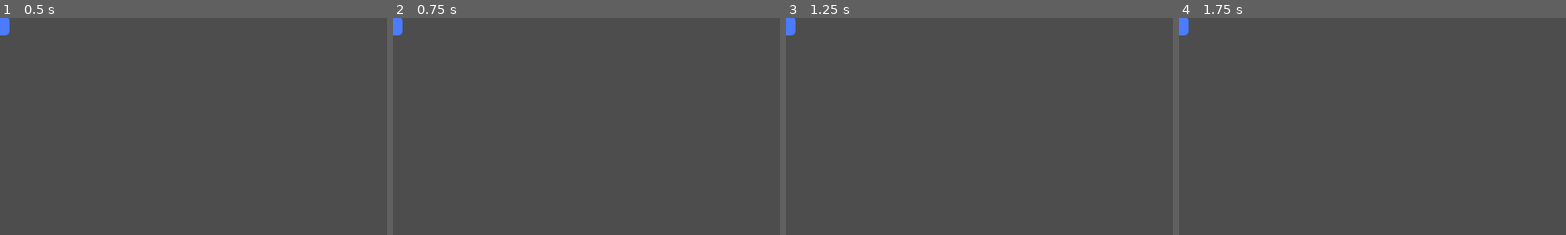
Above: before the commit, frames 1-4 (left to right).
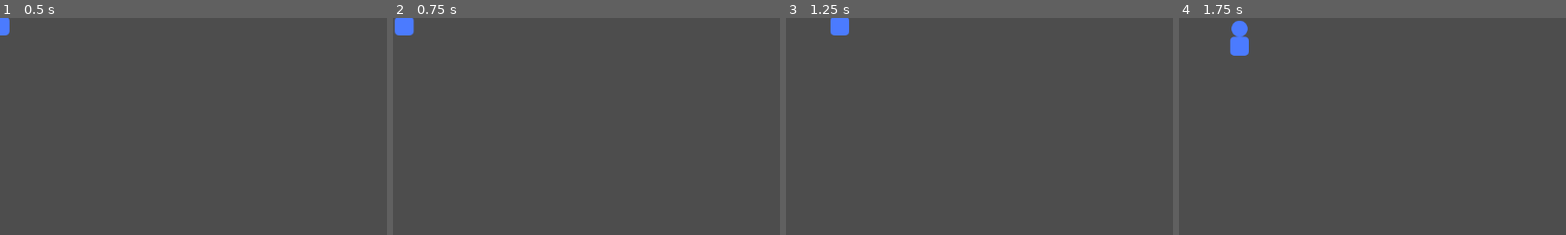
Above: after the commit, the same moments.

Repository: SOrtiz1967/Silent-Gil-Proyecto-Final
Game: Godot game, scene res://escenas/prueba.tscn
The game is run twice, just before and just after one commit, with the same random seed, the same clock (stepped at 60 frames per second) and the same inputs.
Inputs:
- Up to frame 1 (0.5 s): no input
- Up to frame 2 (0.75 s): tap Enter at 0.5 s; hold D (mover_derecha, bound only after the commit) from 0.53 s (still down); tap Space (golpear, bound only after the commit) at 0.6 s
- Up to frame 3 (1.25 s): keep holding D (mover_derecha, bound only after the commit)
- Up to frame 4 (1.75 s): release D (mover_derecha, bound only after the commit) at 1.28 s; hold S (mover_abajo, bound only after the commit) from 1.28 s (still down); tap Space (golpear, bound only after the commit) at 1.35 s
The pictures show only the part of the screen within x 0-50%, y 0-50%; the shares and areas given below are measured in that part.

Frame 1 is identical in both runs. In frame 2, 0.3% of the frame differs, in the area x 0-6%, y 0-9%; in frame 3, 0.6%; in frame 4, 0.9%, in the area x 0-19%, y 0-18%.

Commit message:
Suma ataque a distancia y golpe con direccion segun movimiento
El golpe ahora sale hacia el lado que mira el personaje (4 direcciones,
top down) y se agrega un proyectil que se dispara con una accion nueva.

Diff:
--- /dev/null
+++ b/assets/proyectil.svg
@@ -0,0 +1,3 @@
+<svg xmlns="http://www.w3.org/2000/svg" width="16" height="16" viewBox="0 0 16 16">
+  <circle cx="8" cy="8" r="6" fill="#e0a03c"/>
+</svg>
--- a/escenas/jugador.tscn
+++ b/escenas/jugador.tscn
@@ -1,30 +1,33 @@
-[gd_scene load_steps=5 format=3]
+[gd_scene format=3 uid="uid://oob0ouo3ypvy"]
 
-[ext_resource type="Script" path="res://scripts/jugador.gd" id="1_script"]
-[ext_resource type="Texture2D" path="res://assets/jugador.svg" id="2_sprite"]
+[ext_resource type="Script" uid="uid://cskyv4782bho2" path="res://scripts/jugador.gd" id="1_script"]
+[ext_resource type="Texture2D" uid="uid://ci0c7i7at1miy" path="res://assets/jugador.svg" id="2_sprite"]
 
 [sub_resource type="CapsuleShape2D" id="CapsuleShape2D_jugador"]
 radius = 14.0
 height = 40.0
 
 [sub_resource type="RectangleShape2D" id="RectangleShape2D_golpe"]
-size = Vector2(24, 20)
+size = Vector2(20, 20)
 
-[node name="Jugador" type="CharacterBody2D"]
+[node name="Jugador" type="CharacterBody2D" unique_id=1593424449]
 script = ExtResource("1_script")
 
-[node name="Sprite2D" type="Sprite2D" parent="."]
+[node name="Sprite2D" type="Sprite2D" parent="." unique_id=93842069]
 texture = ExtResource("2_sprite")
 
-[node name="ColisionJugador" type="CollisionShape2D" parent="."]
+[node name="ColisionJugador" type="CollisionShape2D" parent="." unique_id=1744172139]
 shape = SubResource("CapsuleShape2D_jugador")
 
-[node name="ZonaGolpe" type="Area2D" parent="."]
+[node name="ZonaGolpe" type="Area2D" parent="." unique_id=1966236519]
 position = Vector2(24, 0)
 monitoring = false
 
-[node name="ColisionGolpe" type="CollisionShape2D" parent="ZonaGolpe"]
+[node name="ColisionGolpe" type="CollisionShape2D" parent="ZonaGolpe" unique_id=77095755]
 shape = SubResource("RectangleShape2D_golpe")
 
-[node name="TemporizadorGolpe" type="Timer" parent="."]
+[node name="TemporizadorGolpe" type="Timer" parent="." unique_id=1799378790]
 one_shot = true
+
+[connection signal="area_entered" from="ZonaGolpe" to="." method="_on_zona_golpe_area_entered"]
+[connection signal="timeout" from="TemporizadorGolpe" to="." method="_on_temporizador_golpe_timeout"]
--- /dev/null
+++ b/escenas/proyectil.tscn
@@ -0,0 +1,21 @@
+[gd_scene load_steps=4 format=3]
+
+[ext_resource type="Script" path="res://scripts/proyectil.gd" id="1_script"]
+[ext_resource type="Texture2D" path="res://assets/proyectil.svg" id="2_sprite"]
+
+[sub_resource type="CircleShape2D" id="CircleShape2D_proyectil"]
+radius = 6.0
+
+[node name="Proyectil" type="Area2D"]
+script = ExtResource("1_script")
+
+[node name="Sprite2D" type="Sprite2D" parent="."]
+texture = ExtResource("2_sprite")
+
+[node name="ColisionProyectil" type="CollisionShape2D" parent="."]
+shape = SubResource("CircleShape2D_proyectil")
+
+[node name="TemporizadorVida" type="Timer" parent="."]
+wait_time = 2.0
+one_shot = true
+autostart = true
--- a/project.godot
+++ b/project.godot
@@ -8,9 +8,45 @@
 
 config_version=5
 
+[animation]
+
+compatibility/default_parent_skeleton_in_mesh_instance_3d=true
+
 [application]
 
 config/name="Silent Gil"
 run/main_scene="res://escenas/prueba.tscn"
-config/features=PackedStringArray("4.3")
+config/features=PackedStringArray("4.6")
 config/icon="res://assets/jugador.svg"
+
+[input]
+
+mover_arriba={
+"deadzone": 0.2,
+"events": [Object(InputEventKey,"resource_local_to_scene":false,"resource_name":"","device":-1,"window_id":0,"alt_pressed":false,"shift_pressed":false,"ctrl_pressed":false,"meta_pressed":false,"pressed":false,"keycode":0,"physical_keycode":87,"key_label":0,"unicode":119,"location":0,"echo":false,"script":null)
+, Object(InputEventKey,"resource_local_to_scene":false,"resource_name":"","device":-1,"window_id":0,"alt_pressed":false,"shift_pressed":false,"ctrl_pressed":false,"meta_pressed":false,"pressed":false,"keycode":0,"physical_keycode":4194320,"key_label":0,"unicode":0,"location":0,"echo":false,"script":null)
+]
+}
+mover_abajo={
+"deadzone": 0.2,
+"events": [Object(InputEventKey,"resource_local_to_scene":false,"resource_name":"","device":-1,"window_id":0,"alt_pressed":false,"shift_pressed":false,"ctrl_pressed":false,"meta_pressed":false,"pressed":false,"keycode":0,"physical_keycode":83,"key_label":0,"unicode":115,"location":0,"echo":false,"script":null)
+, Object(InputEventKey,"resource_local_to_scene":false,"resource_name":"","device":-1,"window_id":0,"alt_pressed":false,"shift_pressed":false,"ctrl_pressed":false,"meta_pressed":false,"pressed":false,"keycode":0,"physical_keycode":4194319,"key_label":0,"unicode":0,"location":0,"echo":false,"script":null)
+]
+}
+mover_izquierda={
+"deadzone": 0.2,
+"events": [Object(InputEventKey,"resource_local_to_scene":false,"resource_name":"","device":-1,"window_id":0,"alt_pressed":false,"shift_pressed":false,"ctrl_pressed":false,"meta_pressed":false,"pressed":false,"keycode":0,"physical_keycode":65,"key_label":0,"unicode":97,"location":0,"echo":false,"script":null)
+, Object(InputEventKey,"resource_local_to_scene":false,"resource_name":"","device":-1,"window_id":0,"alt_pressed":false,"shift_pressed":false,"ctrl_pressed":false,"meta_pressed":false,"pressed":false,"keycode":0,"physical_keycode":4194319,"key_label":0,"unicode":0,"location":0,"echo":false,"script":null)
+]
+}
+mover_derecha={
+"deadzone": 0.2,
+"events": [Object(InputEventKey,"resource_local_to_scene":false,"resource_name":"","device":-1,"window_id":0,"alt_pressed":false,"shift_pressed":false,"ctrl_pressed":false,"meta_pressed":false,"pressed":false,"keycode":0,"physical_keycode":68,"key_label":0,"unicode":100,"location":0,"echo":false,"script":null)
+, Object(InputEventKey,"resource_local_to_scene":false,"resource_name":"","device":-1,"window_id":0,"alt_pressed":false,"shift_pressed":false,"ctrl_pressed":false,"meta_pressed":false,"pressed":false,"keycode":0,"physical_keycode":4194321,"key_label":0,"unicode":0,"location":0,"echo":false,"script":null)
+]
+}
+golpear={
+"deadzone": 0.2,
+"events": [Object(InputEventKey,"resource_local_to_scene":false,"resource_name":"","device":-1,"window_id":0,"alt_pressed":false,"shift_pressed":false,"ctrl_pressed":false,"meta_pressed":false,"pressed":false,"keycode":0,"physical_keycode":32,"key_label":0,"unicode":32,"location":0,"echo":false,"script":null)
+]
+}
--- a/scripts/jugador.gd
+++ b/scripts/jugador.gd
@@ -1,9 +1,13 @@
 extends CharacterBody2D
+
+const Proyectil = preload("res://escenas/proyectil.tscn")
 
 @export var velocidad = 200.0
 @export var duracion_golpe = 0.3
+@export var distancia_golpe = 24.0
+@export var distancia_disparo = 20.0
 
-var mirando_derecha = true
+var mirando = "abajo"
 var golpeando = false
 
 @onready var zona_golpe = $ZonaGolpe
@@ -20,24 +24,46 @@
 	entrada.y = Input.get_axis("mover_arriba", "mover_abajo")
 	entrada = entrada.normalized()
 
-	if entrada.x > 0:
-		mirando_derecha = true
-	elif entrada.x < 0:
-		mirando_derecha = false
+	if entrada.x != 0 or entrada.y != 0:
+		if abs(entrada.x) > abs(entrada.y):
+			mirando = "derecha" if entrada.x > 0 else "izquierda"
+		else:
+			mirando = "abajo" if entrada.y > 0 else "arriba"
 
-	$Sprite2D.flip_h = not mirando_derecha
-	zona_golpe.position.x = abs(zona_golpe.position.x) * (1 if mirando_derecha else -1)
+	$Sprite2D.flip_h = mirando == "izquierda"
 
 	velocity = entrada * velocidad
 	move_and_slide()
 
 	if Input.is_action_just_pressed("golpear"):
 		golpear()
+	elif Input.is_action_just_pressed("disparar"):
+		disparar()
+
+func direccion_mirando():
+	match mirando:
+		"arriba":
+			return Vector2.UP
+		"abajo":
+			return Vector2.DOWN
+		"izquierda":
+			return Vector2.LEFT
+		_:
+			return Vector2.RIGHT
 
 func golpear():
 	golpeando = true
+	zona_golpe.position = direccion_mirando() * distancia_golpe
 	zona_golpe.monitoring = true
 	temporizador_golpe.start(duracion_golpe)
+
+func disparar():
+	golpeando = true
+	temporizador_golpe.start(duracion_golpe)
+	var proyectil = Proyectil.instantiate()
+	get_parent().add_child(proyectil)
+	proyectil.global_position = global_position + direccion_mirando() * distancia_disparo
+	proyectil.direccion = direccion_mirando()
 
 func _on_temporizador_golpe_timeout():
 	golpeando = false
--- /dev/null
+++ b/scripts/proyectil.gd
@@ -0,0 +1,15 @@
+extends Area2D
+
+@export var velocidad = 400.0
+
+var direccion = Vector2.RIGHT
+
+func _physics_process(delta):
+	position += direccion * velocidad * delta
+
+func _on_temporizador_vida_timeout():
+	queue_free()
+
+func _on_area_entered(area):
+	print("el disparo pego a: ", area.name)
+	queue_free()
Not shown, added: assets/jugador.svg.import
Not shown, added: scripts/jugador.gd.uid
